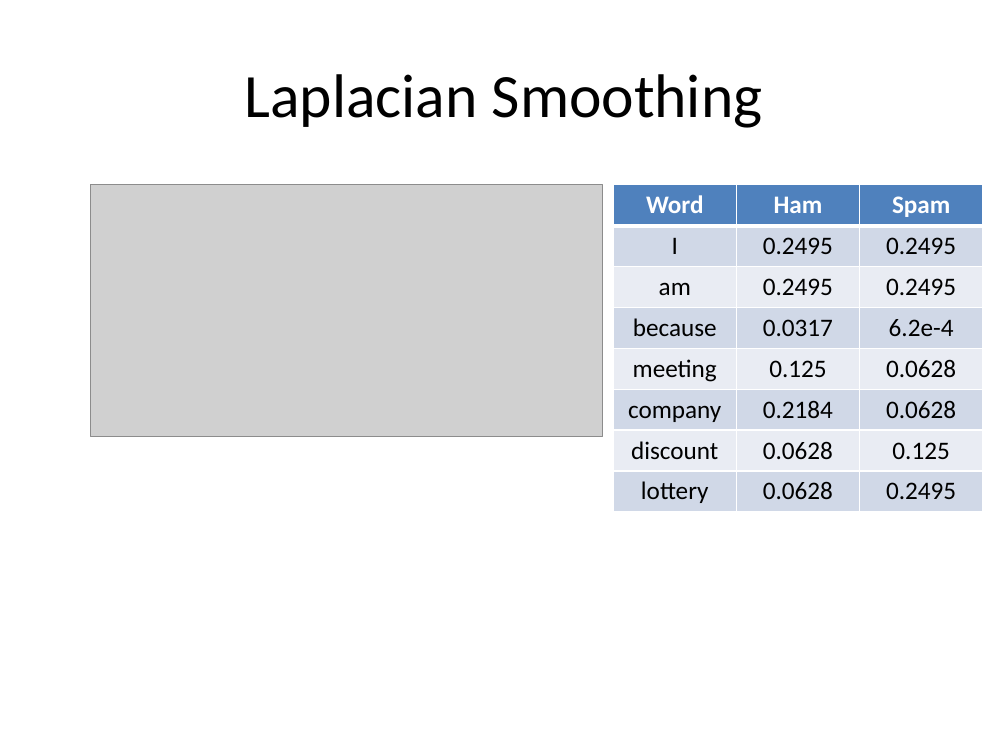
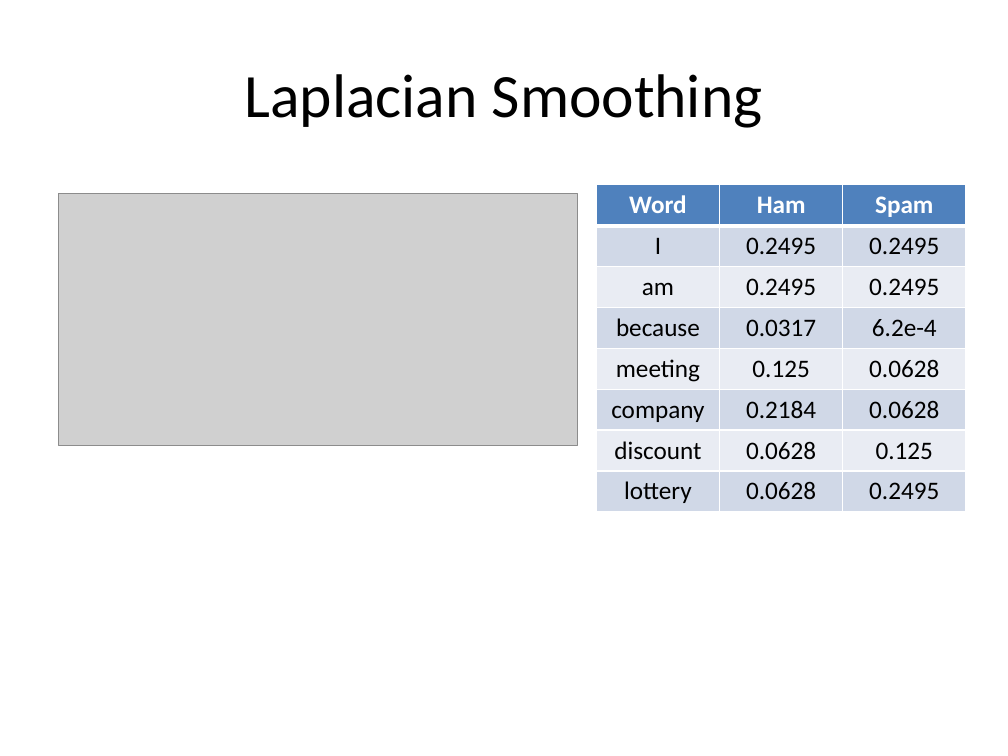
Before and after one commit to look4pritam/ArtificialIntelligence, a slide deck: slide 19 of MachineLearning/NaiveBayes/NaiveBayes.pptx. Drawn at 1008x756 pixels with LibreOffice and Linux fonts; fonts in the diff are those of the drawing; grey boxes stand for pictures. Boxes give left, top, right and bottom in pixels: in the first picture for what was removed or moved away, otherwise in the second. Text is boxed around its words. In the diff, an @@ line names an element or a change of style, - is before the commit and + after.

```diff
--- a/MachineLearning/NaiveBayes/NaiveBayes.pptx
+++ b/MachineLearning/NaiveBayes/NaiveBayes.pptx
@@ picture: place and size @@
-picture at [91,184,603,436]
+picture at [58,194,577,446]
@@ table: place and size @@
-table at [613,184,982,511]
+table at [597,184,966,511]
```
